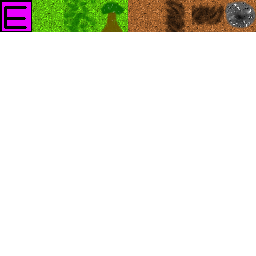
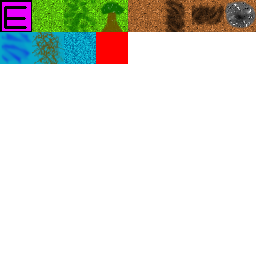
Layer changes from the first 256 x 256 image to the second:
added layer "TEST" above "water_detail_still" over [96, 32, 128, 64]
added layer "water_detail_still" (soft light) above "water_still" over [64, 32, 96, 64]
added layer "water_still" above "water_detail_debris" over [64, 32, 96, 64]
added layer "water_detail_debris" above "water_debris" over [32, 32, 64, 64]
added layer "water_debris" above "water_detail" over [32, 32, 64, 64]
added layer "water_detail" above "water" over [0, 32, 32, 64]
added layer "water" above "dirt_prop_rock_detail" over [0, 32, 32, 64]
